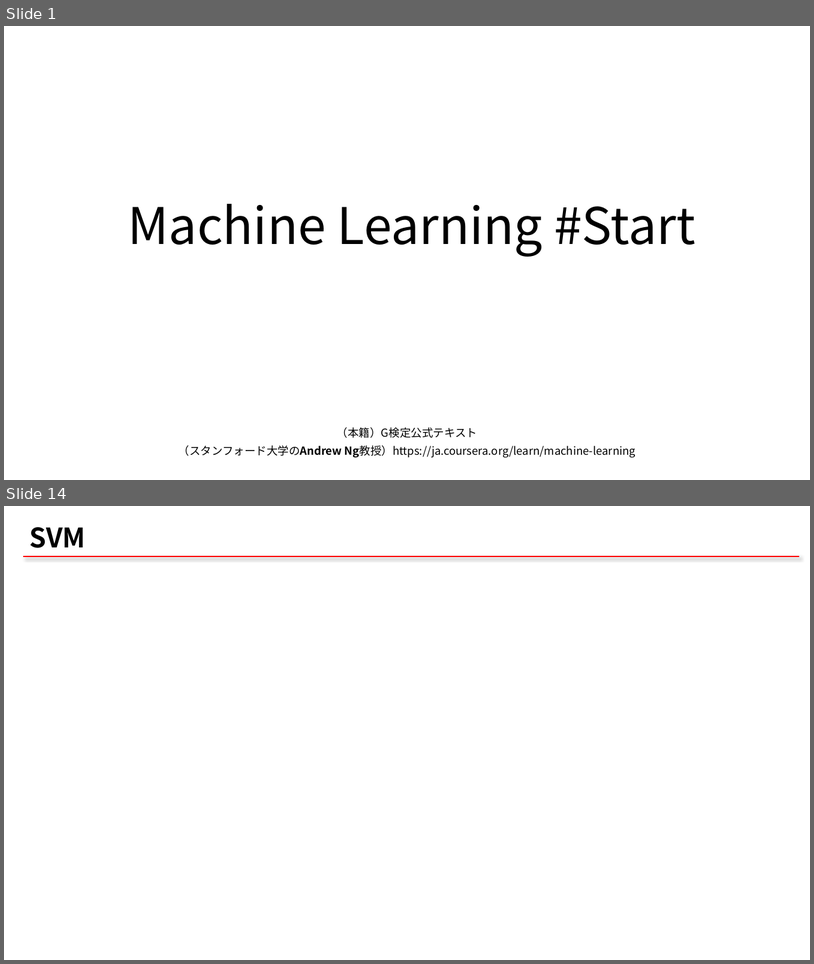
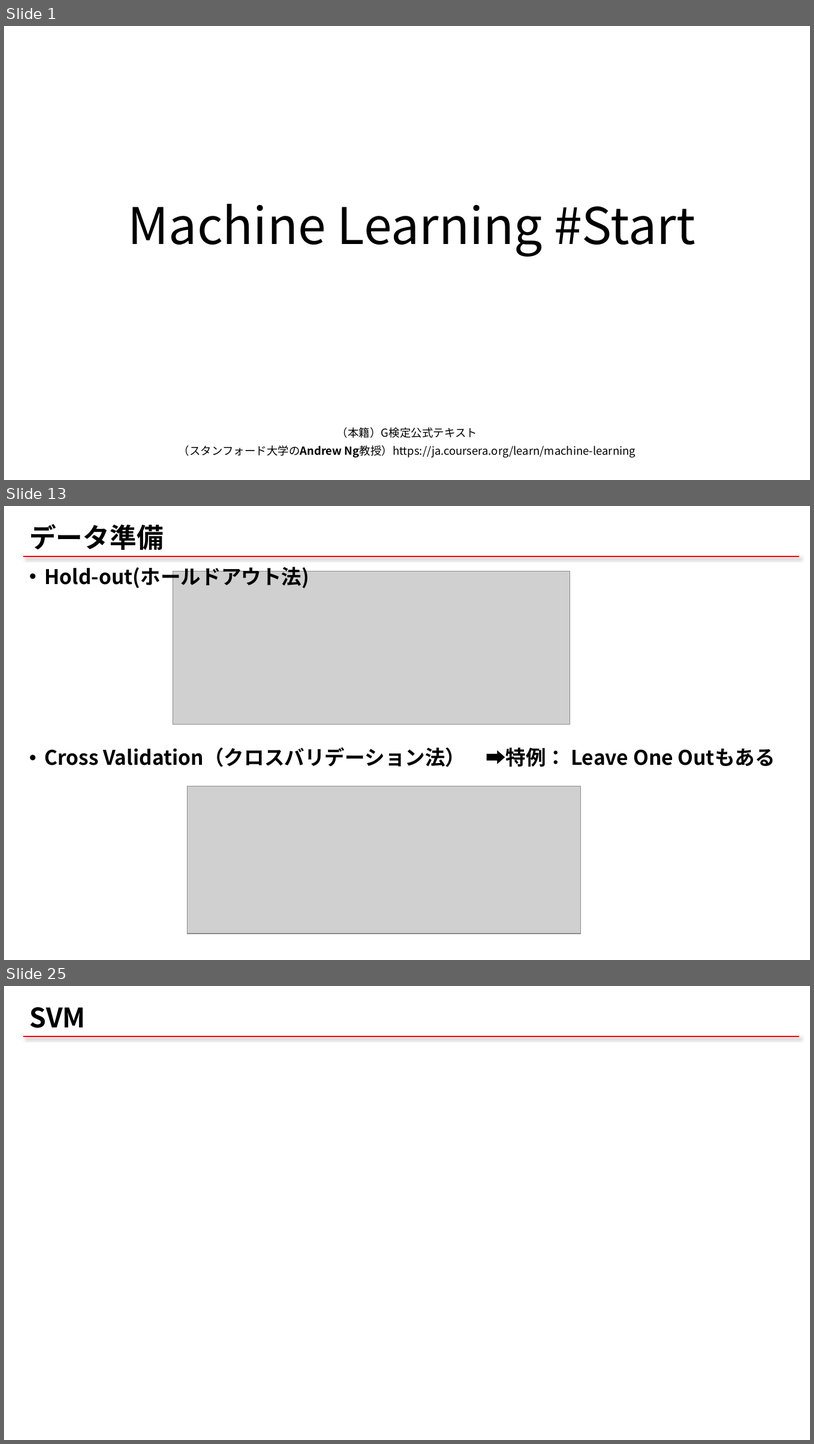
Before and after one commit to qqinxl2015/machine-learning-basic, a slide deck: 00_ML_start.pptx. Shown one above the other, each under a label of ours: slides 1 and 14 before the commit, slides 1, 13 and 25 after it; the slides between them are not shown. The pictures are 814x964 and 814x1444 pixels, drawn with LibreOffice and Linux fonts; fonts in the diff are those of the drawing; grey boxes stand for pictures. Boxes give left, top, right and bottom in pixels: in the first picture for what was removed or moved away, otherwise in the second. Text is boxed around its words. In the diff, an @@ line names an element or a change of style, - is before the commit and + after.

```diff
--- a/00_ML_start.pptx
+++ b/00_ML_start.pptx
@@ slide 13 added at (x1=4, y1=506, x2=810, y2=960), background #FFFFFF; not listed: 1 template element that a slide beside it also shows @@
@@ title added at (x1=29, y1=524, x2=164, y2=550), 32 pt, text #000000, bold @@
+データ準備
@@ text added at (x1=44, y1=563, x2=776, y2=767), 24 pt, text #000000, bold @@
+• Hold-out(ホールドアウト法)
+• Cross Validation（クロスバリデーション法） ➡特例： Leave One Outもある
@@ picture added at (x1=173, y1=571, x2=570, y2=724) @@
@@ picture added at (x1=188, y1=786, x2=581, y2=934) @@
@@ what was slide 14 is now slide 25 @@
```
Also in this commit, not shown: 9 slides changed, 12 other slides added, 1 slide removed, 10 other files.
